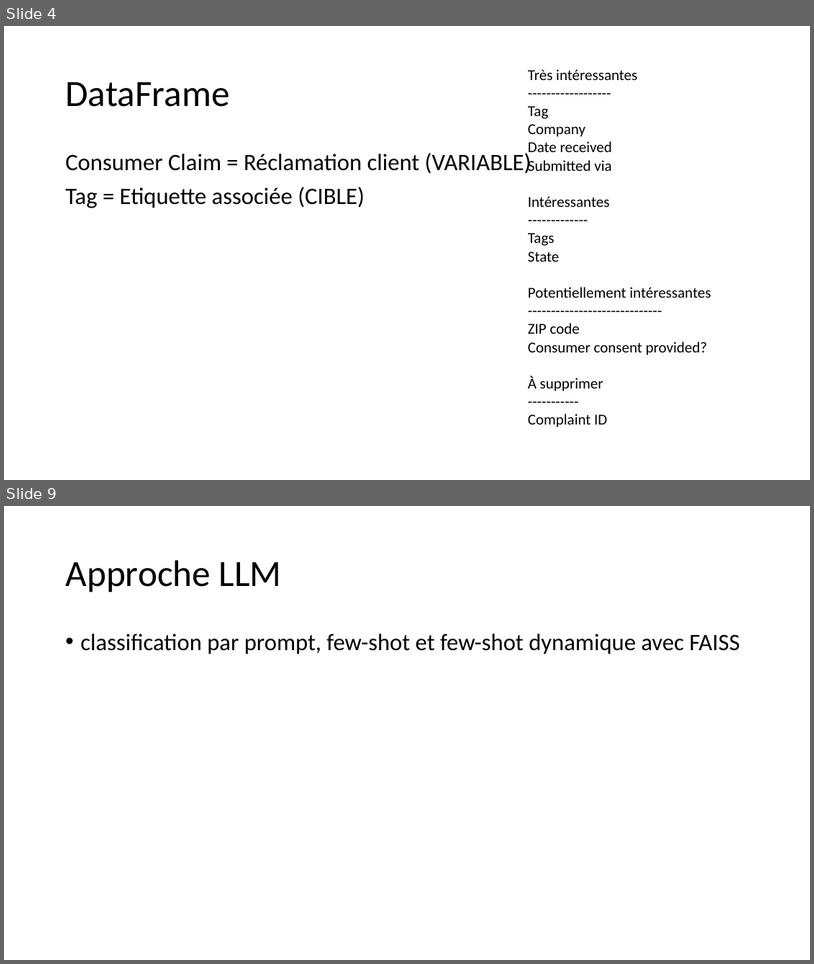
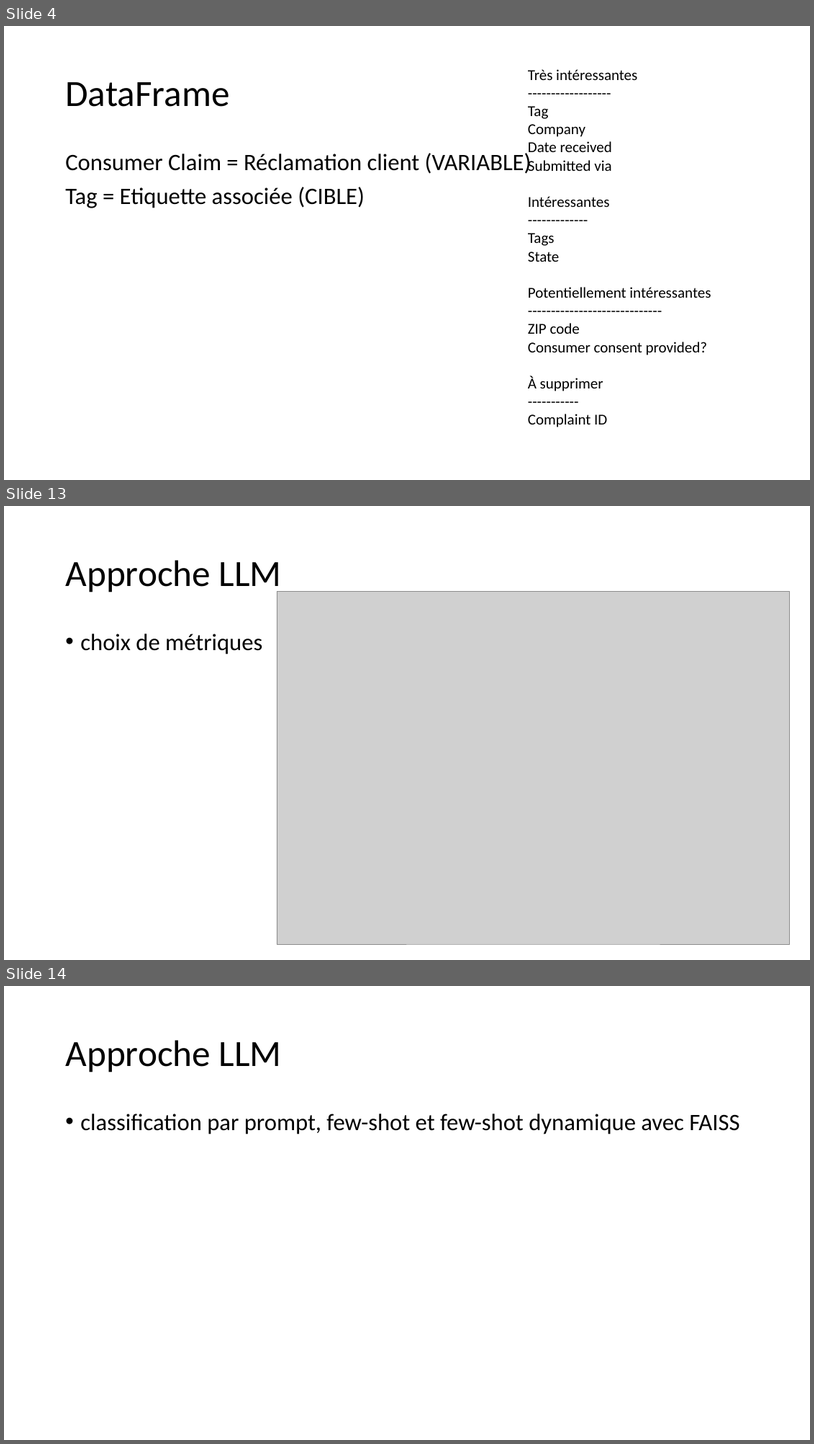
Before and after one commit to Ace4teaM/OCR-ZenAssist, a slide deck: Présentation.pptx. Shown one above the other, each under a label of ours: slides 4 and 9 before the commit, slides 4, 13 and 14 after it; the slides between them are not shown. The pictures are 814x964 and 814x1444 pixels, drawn with LibreOffice and Linux fonts; fonts in the diff are those of the drawing; grey boxes stand for pictures. Boxes give left, top, right and bottom in pixels: in the first picture for what was removed or moved away, otherwise in the second. Text is boxed around its words. In the diff, an @@ line names an element or a change of style, - is before the commit and + after.

Commit message:
premiere approche ML

```diff
--- a/Présentation.pptx
+++ b/Présentation.pptx
@@ slide 13 added at box(4, 506, 810, 960), background #FFFFFF @@
@@ title added at box(65, 560, 282, 595), 44 pt, text #000000 @@
+Approche LLM
@@ picture added at box(277, 591, 790, 944) @@
@@ text added at box(80, 633, 262, 654), 28 pt, text #000000 @@
+• choix de métriques
@@ what was slide 9 is now slide 14 @@
```
Also in this commit, not shown: 3 slides changed, 10 other slides added, 2 slides removed, 6 other files.
